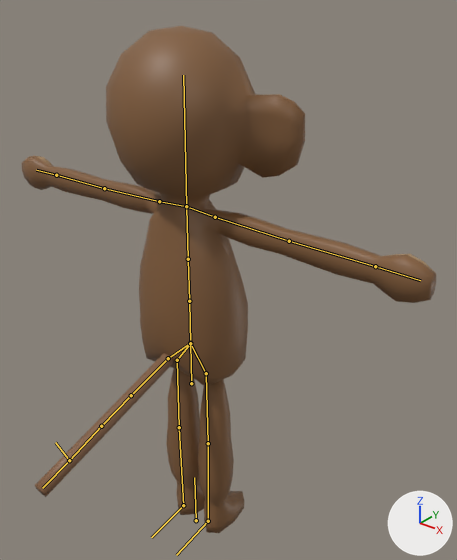
The Blender file Race/SourceAssets/monkey.blend: old version first, new version second.
Camera for both pictures: a camera (50 mm lens) standing at (5.62, -6.35, 8.75) and looking at (0.67, -0.17, 4.92). Arrows for +X, +Y and +Z are at lower right; the lights stay in place. The bones that bend it are drawn over the model as lines.
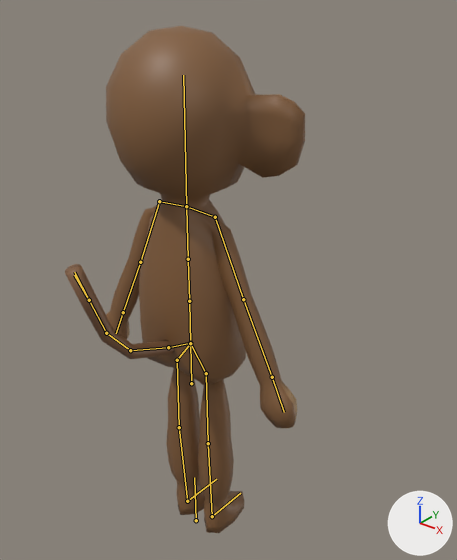
The newer file adds an action. The first version stands in its rest pose; the second is drawn at frame 0 of the action 'idle'.

What differs and where, as boxes [x1, y1, x2, y2] in the pictures (457 x 560 px):
'Cylinder', posed (42% narrower): before [22, 26, 436, 533]; after [65, 26, 305, 533]
bone 'arm1.L', root to tip: before (215, 217) to (289, 241); after (215, 217) to (243, 299)
bone 'arm1.R', root to tip: before (159, 201) to (104, 188); after (159, 201) to (140, 262)
bone 'tail_IK', root to tip: before (69, 460) to (55, 442); after (89, 300) to (74, 275)

The edits, one by one:
Bone 'arm1.L' (bone_arm1_l) turns from (0, 0, 0) to (-64, 0, 0) degrees about its own x, y and z.
Bone 'arm1.R' (bone_arm1_r) turns from (0, 0, 0) to (-64, 0, 0) degrees about its own x, y and z.
Bone 'tail_IK' (bone_tail_ik) moves from (0.0, 0.0, 0.0) to (-1.35, 1.73, 0.0).
